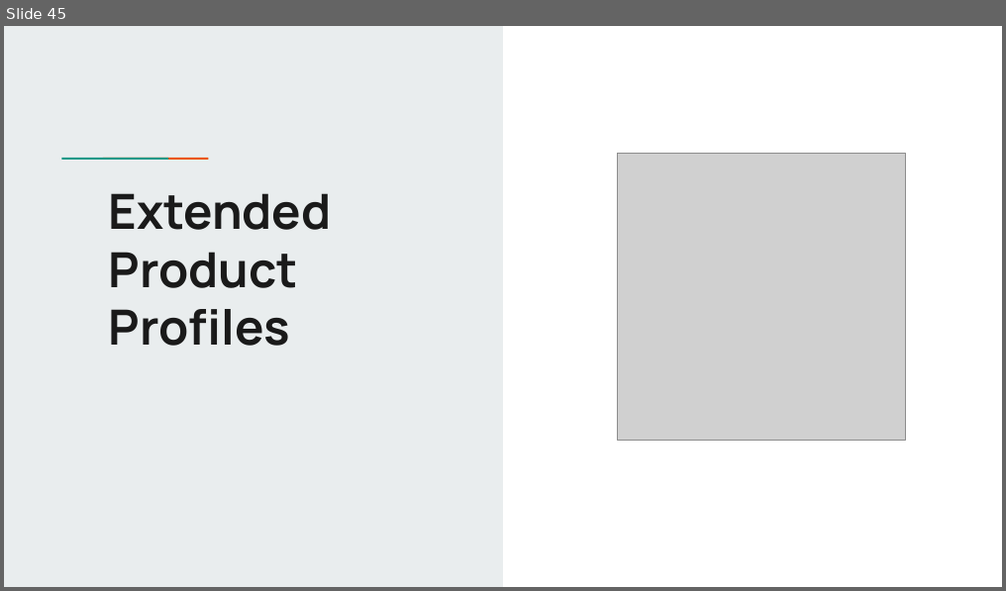
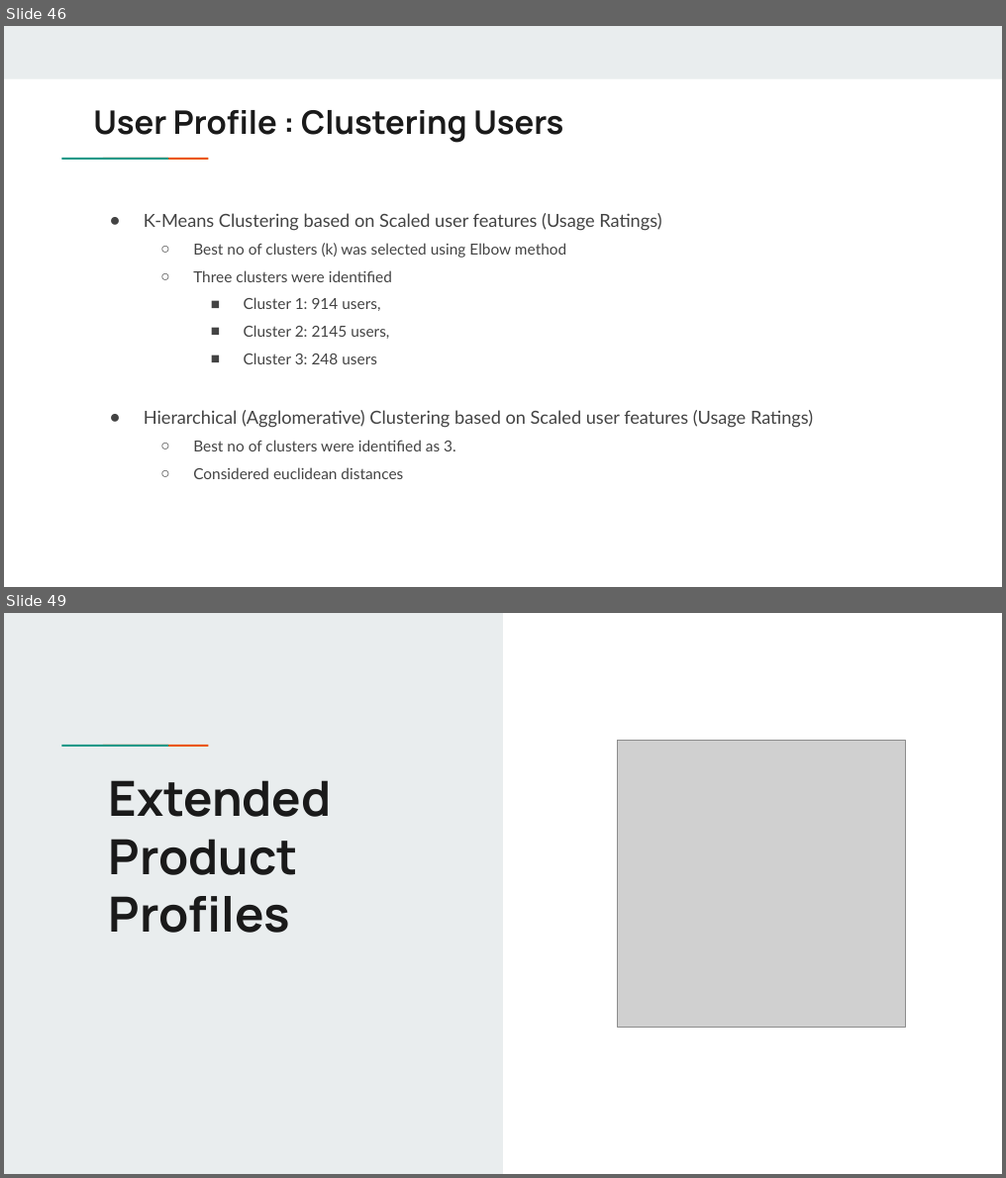
Before and after one commit to cmadusankahw/leve-4-research-hybrid-recommender-for-fixed-line-telco, a slide deck: documents/presentations/SLT project - Data Engineering Flow.pptx. Shown one above the other, each under a label of ours: slide 45 before the commit, slides 46 and 49 after it; the slides between them are not shown. The pictures are 1006x591 and 1006x1178 pixels, drawn with LibreOffice and Linux fonts; fonts in the diff are those of the drawing; grey boxes stand for pictures. Boxes give left, top, right and bottom in pixels: in the first picture for what was removed or moved away, otherwise in the second. Text is boxed around its words. In the diff, an @@ line names an element or a change of style, - is before the commit and + after.

Commit message:
fixed issues with clustering

```diff
--- a/documents/presentations/SLT project - Data Engineering Flow.pptx
+++ b/documents/presentations/SLT project - Data Engineering Flow.pptx
@@ slide 46 added at (4,26,1002,587), background #FFFFFF; not listed: 2 template elements that a slide beside it also shows @@
@@ rectangle added at (4,26,1002,78), fill #E9EDEE @@
@@ title added at (93,110,563,143), 23.4 pt, text #1A1A1A, bold @@
+User Profile : Clustering Users
@@ text added at (144,213,813,479), 11 pt, text #434343 @@
+● K-Means Clustering based on Scaled user features (Usage Ratings)
+  ○ Best no of clusters (k) was selected using Elbow method
+  ○ Three clusters were identified
+    ■ Cluster 1: 914 users,
+    ■ Cluster 2: 2145 users,
+    ■ Cluster 3: 248 users
+● Hierarchical (Agglomerative) Clustering based on Scaled user features (Usage Ratings)
+  ○ Best no of clusters were identified as 3.
+  ○ Considered euclidean distances
@@ what was slide 45 is now slide 49 @@
```
Also in this commit, not shown: 6 slides changed, 4 other slides added, 1 slide removed, 11 other files.
